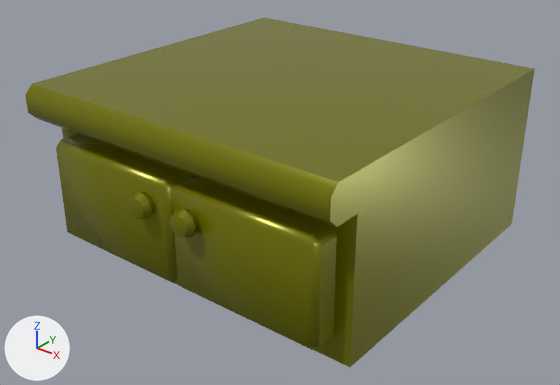
The glTF model assets/kitchen/kitchencounter_straight_B.glb as it was, and as the next commit left it.
Both versions are drawn from a 50 mm lens placed at (2.55, -3.25, 2.29), pointed at (0.03, -0.1, 0.34). The axes (+X, +Y, +Z) are drawn at lower left. The lights are the same throughout. Where no turn or scale is listed for an object, it has been applied to the vertices.

Script lines for the objects in view, before the commit:
```python
mat_restaurant = principled_material('restaurant')
mat_restaurant.texture = img_base_color_texture
mat_restaurant.metallic = 0.4
mat_restaurant.roughness = 0.272
me_kitchencounter_straight_b = bpy.data.meshes.new('kitchencounter_straight_B')
me_kitchencounter_straight_b.from_pydata(...)  # 104 vertices, 168 faces; spans x -1.0..1.0, y -1.04..1.0, z 0.0..1.0
me_kitchencounter_straight_b.materials.append(mat_restaurant)  # picture img_base_color_texture
ob_kitchencounter_straight_b = bpy.data.objects.new('kitchencounter_straight_B', me_kitchencounter_straight_b)
ob_kitchencounter_straight_b.location = (0.0, 0.0, 0.0)
```
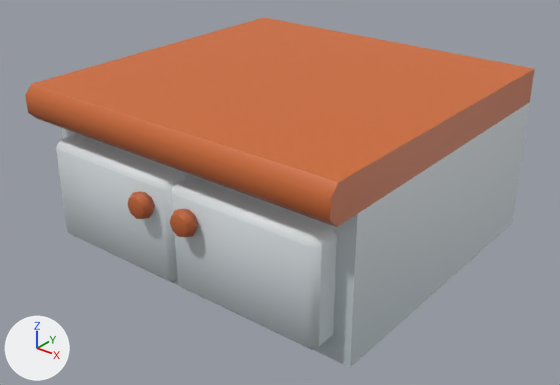
Where the newer file only moved an object's origin or applied its transform, the numbers keep the older frame.

Pixel boxes (x1, y1, x2, y2) of what changed, in the pictures (560 x 385 px):
'kitchencounter_straight_B', surface changed
    both: (25, 18, 535, 367)

The change in detail:
Picture 'restaurantbits_texture' (img_restaurantbits_texture) is new.
In material 'restaurant' (mat_restaurant), metallic goes from 0.4 to 0.0.
In material 'restaurant' (mat_restaurant), roughness goes from 0.272 to 0.5.
Material 'restaurant' (mat_restaurant) changes its picture from img_base_color_texture to img_restaurantbits_texture.
